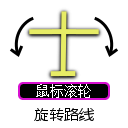
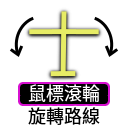
The second 128px x 128px image is a revision of the first. Changes to its layers:
renamed "旋转路线" to "旋轉路線", painted on it over [28, 107, 100, 125]
renamed "drop shadow" to "Drop Shadow #2", painted on it over [26, 103, 102, 125]
renamed "鼠标滚轮" to "鼠標滾輪", painted on it over [28, 84, 100, 103]
painted on "mouse box" over [18, 96, 110, 106]
